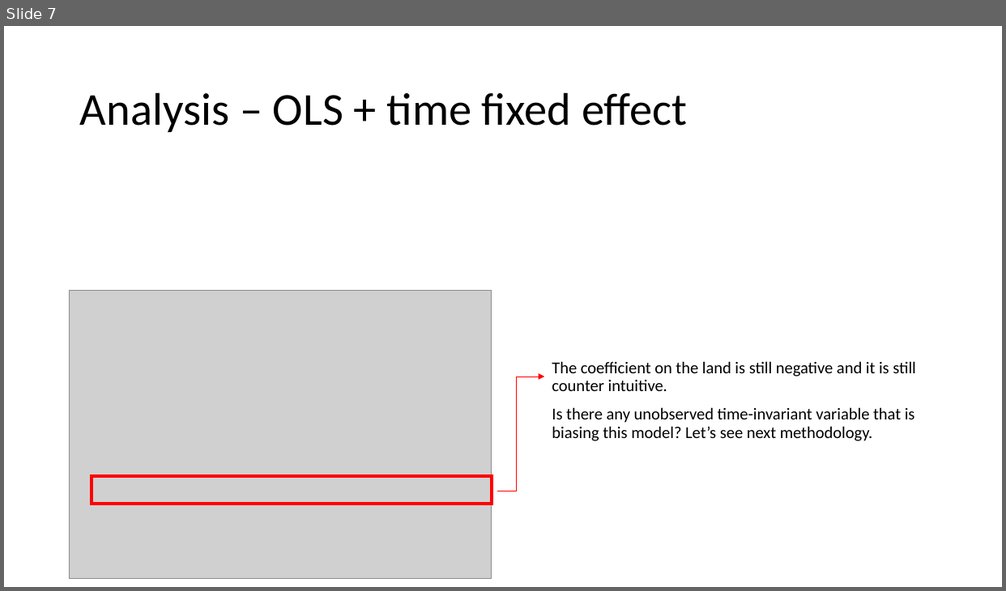
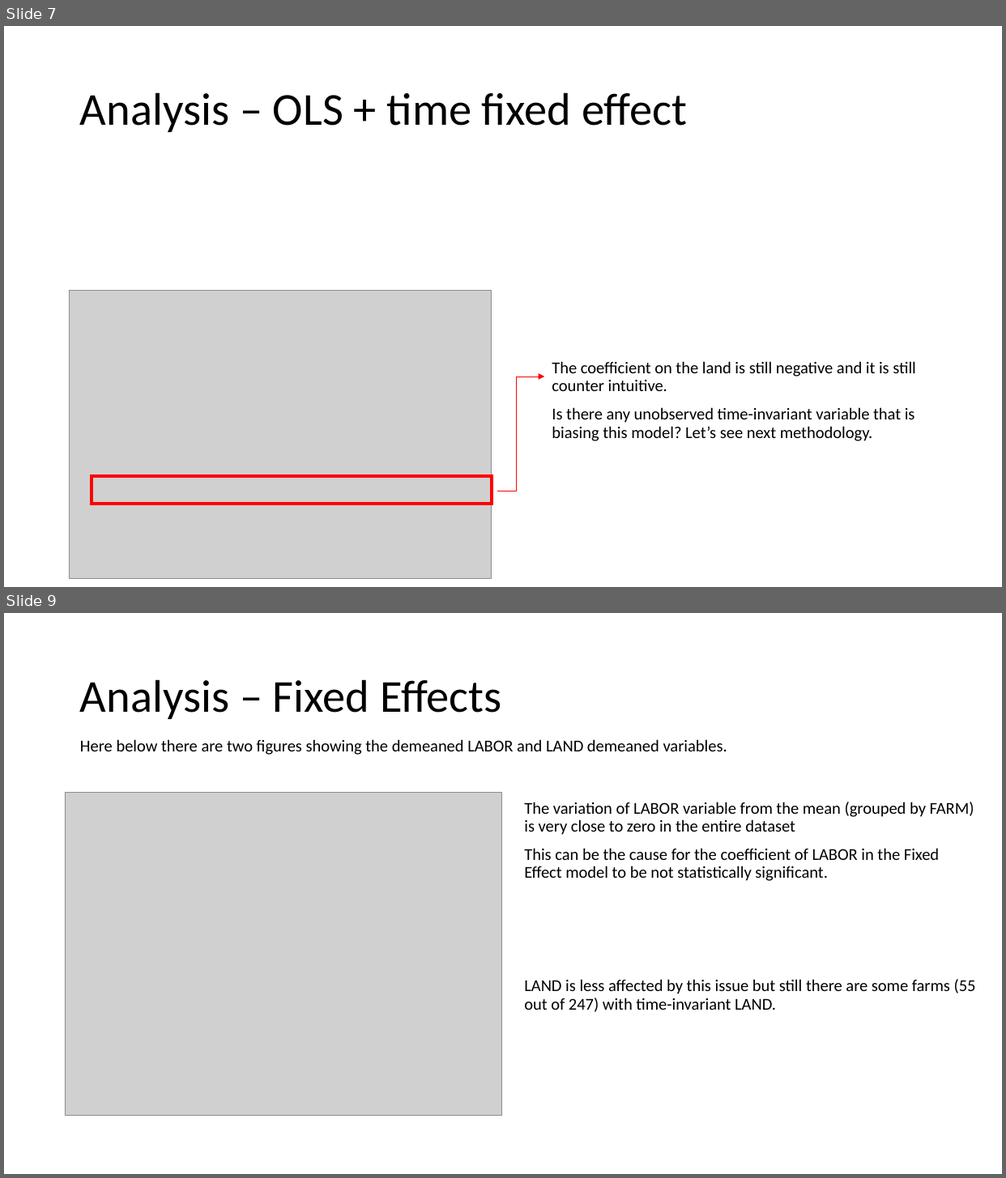
Before and after one commit to peppusnight/policy_evaluation, a slide deck: 20211001_policy.pptx. Shown one above the other, each under a label of ours: slide 7 before the commit, slides 7 and 9 after it; the slides between them are not shown. The pictures are 1006x591 and 1006x1178 pixels, drawn with LibreOffice and Linux fonts; fonts in the diff are those of the drawing; grey boxes stand for pictures. Boxes give left, top, right and bottom in pixels: in the first picture for what was removed or moved away, otherwise in the second. Text is boxed around its words. In the diff, an @@ line names an element or a change of style, - is before the commit and + after.

```diff
--- a/20211001_policy.pptx
+++ b/20211001_policy.pptx
@@ slide 9 added at (4, 613, 1002, 1174), background #FFFFFF @@
@@ title added at (80, 679, 501, 719), 44 pt, text #000000 @@
+Analysis – Fixed Effects
@@ text added at (80, 739, 727, 755), 16 pt, text #000000 @@
+Here below there are two figures showing the demeaned LABOR and LAND demeaned variables.
@@ picture added at (66, 793, 502, 1115) @@
@@ text added at (524, 802, 976, 1012), 16 pt, text #000000 @@
+The variation of LABOR variable from the mean (grouped by FARM) is very close to zero in the entire dataset
+This can be the cause for the coefficient of LABOR in the Fixed Effect model to be not statistically significant.
+LAND is less affected by this issue but still there are some farms (55 out of 247) with time-invariant LAND.
```
Also in this commit, not shown: 5 slides changed, 1 other slide added, 1 other file.
